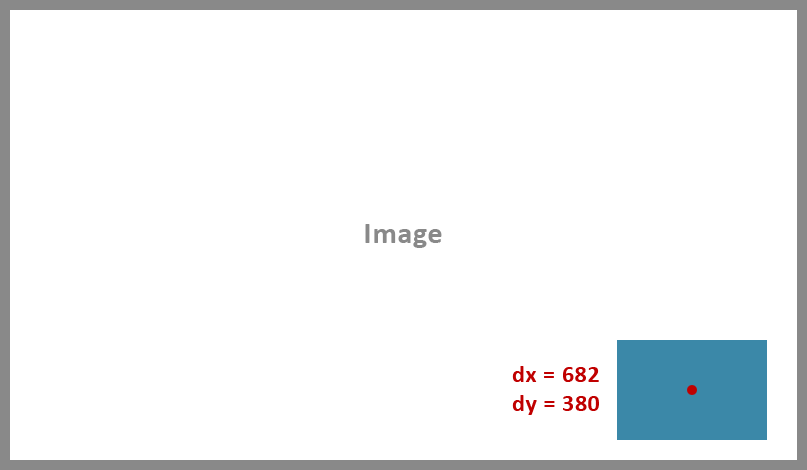
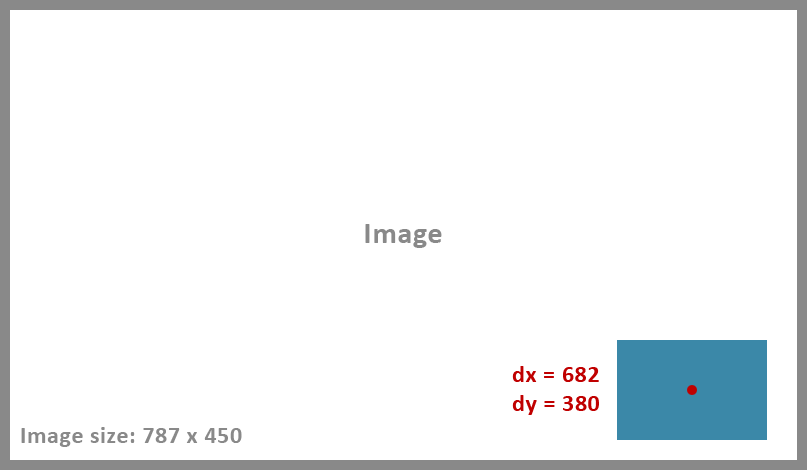
Comparing the layer stacks of the two 807px x 470px images. Changes:
added layer "Image size: 787 x 450" above "Capa 4" over (21, 427, 242, 447)
